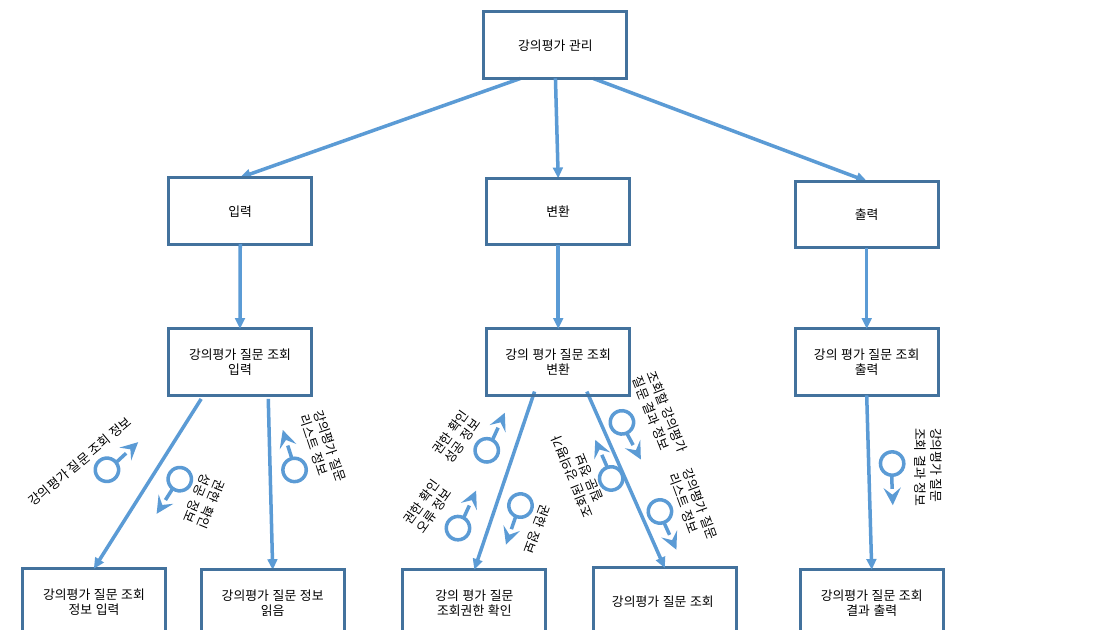
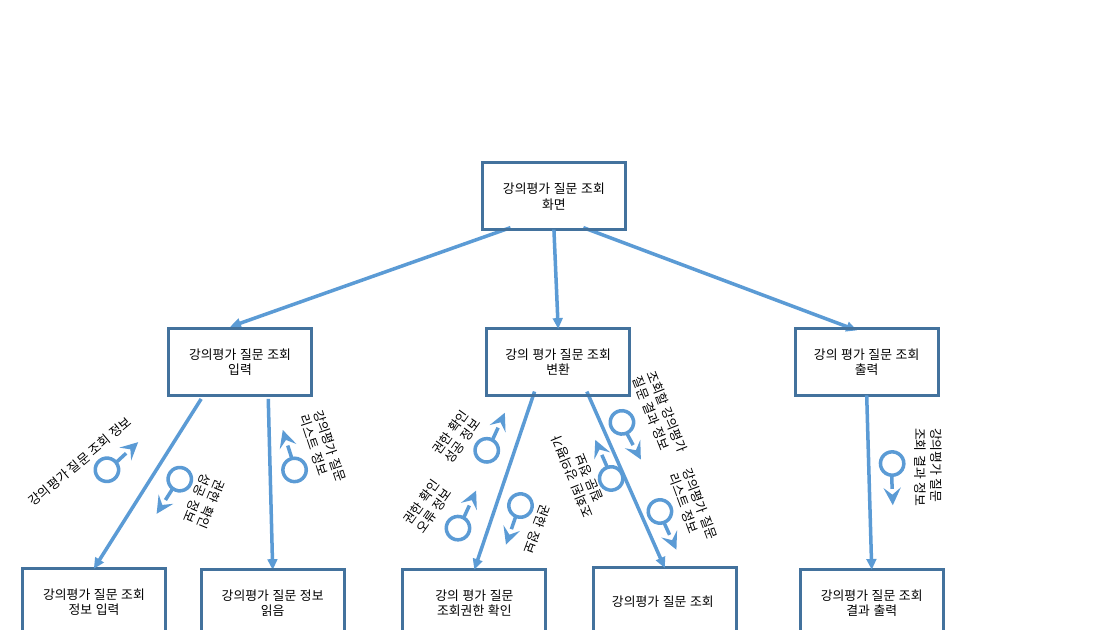
Before and after one commit to se04/se04, a slide deck: slide 1 of SDD 관련 자료/작업 결과물/처리 모형도/강의평가 질문 조회.pptx. Drawn at 1120x630 pixels with LibreOffice and Linux fonts; fonts in the diff are those of the drawing. Boxes give left, top, right and bottom in pixels: in the first picture for what was removed or moved away, otherwise in the second. Text is boxed around its words. In the diff, an @@ line names an element or a change of style, - is before the commit and + after.

Commit message:
160531_2354

```diff
--- a/SDD 관련 자료/작업 결과물/처리 모형도/강의평가 질문 조회.pptx
+++ b/SDD 관련 자료/작업 결과물/처리 모형도/강의평가 질문 조회.pptx
@@ arrow removed from (555, 78) to (559, 178) @@
@@ rectangle removed at box(169, 177, 312, 244) @@
-입력
@@ rectangle "강의평가 질문 조회 화면": place and size @@
-rectangle "강의평가 질문 조회 화면" at box(484, 12, 627, 78)
+rectangle "강의평가 질문 조회 화면" at box(482, 163, 625, 229)
@@ rectangle removed at box(486, 178, 629, 245) @@
-변환
@@ text in rectangle at box(503, 182, 605, 210): text changed @@
-강의평가 관리
+강의평가 질문 조회 화면
@@ rectangle removed at box(796, 181, 939, 248) @@
-출력
@@ arrow moved from (521, 78) - (240, 177) to (511, 228) - (230, 327) @@
@@ arrow moved from (559, 245) - (559, 329) to (554, 229) - (559, 329) @@
@@ arrow moved from (593, 78) - (867, 181) to (583, 228) - (857, 330) @@
@@ arrow removed from (240, 245) to (240, 329) @@
@@ arrow removed from (867, 248) to (867, 329) @@
```
